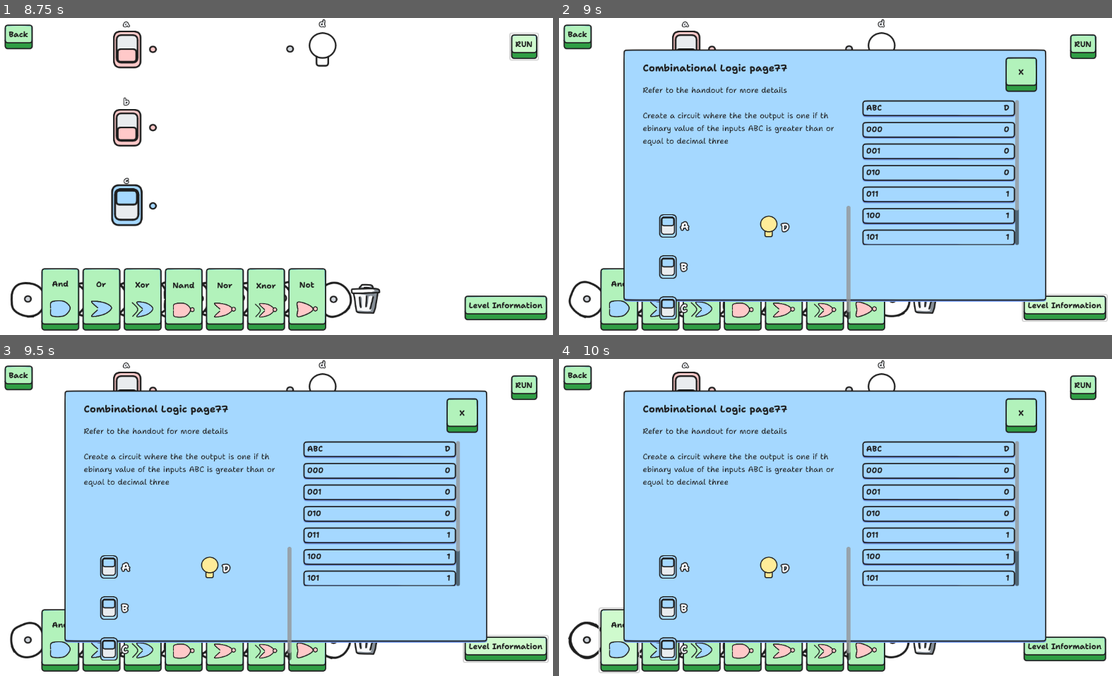
Above: before the commit, frames 1-4 (two rows, left to right).
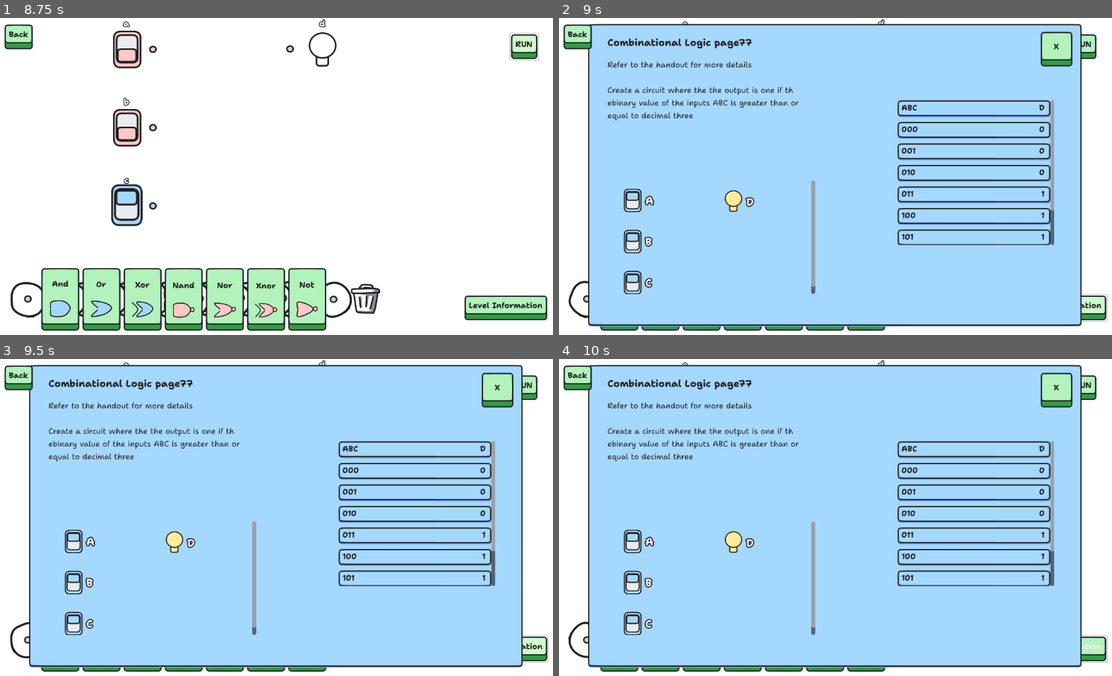
Above: after the commit, the same moments.

Repository: sininen-blue/logic-gate-tesseract
Game: Godot game, scene res://ui/title_page.tscn
The game is run twice, just before and just after one commit, with the same random seed, the same clock (stepped at 60 frames per second) and the same inputs.
Inputs:
- Up to frame 1 (8.75 s): click "Play" at 0.5 s; click "Play" at 1.25 s; click "Play" at 2 s; click "And" at 2.75 s; click "Or" at 3.5 s; click "Xor" at 4.25 s; click "Nand" at 5 s; click "Nor" at 5.75 s; click "Xnor" at 6.5 s; click "Not" at 7.25 s; click "RUN" at 8 s
- Up to frame 2 (9 s): click "Level Information" at 8.75 s
- Up to frame 3 (9.5 s): no input
- Up to frame 4 (10 s): click "And" at 9.5 s

Frame 1 is identical in both runs. In frame 2, 32% of the frame differs, in the area x 5-95%, y 1-98%; in frame 3, 32%; in frame 4, 33%, in the area x 2-100%, y 1-100%.

Commit message:
fiixed bug where simulation mode info panel was too small

Diff:
--- a/simulation/simulation.tscn
+++ b/simulation/simulation.tscn
@@ -194,9 +194,10 @@
 [node name="LevelInfo" parent="CanvasLayer/UI" instance=ExtResource("5_qf11p")]
 visible = false
 layout_mode = 1
-offset_left = -432.0
-offset_top = -260.5
-offset_bottom = 260.5
+offset_left = -504.0
+offset_top = -312.0
+offset_right = 504.0
+offset_bottom = 312.0
 in_game = true
 
 [node name="BackButton" type="Button" parent="CanvasLayer/UI"]
